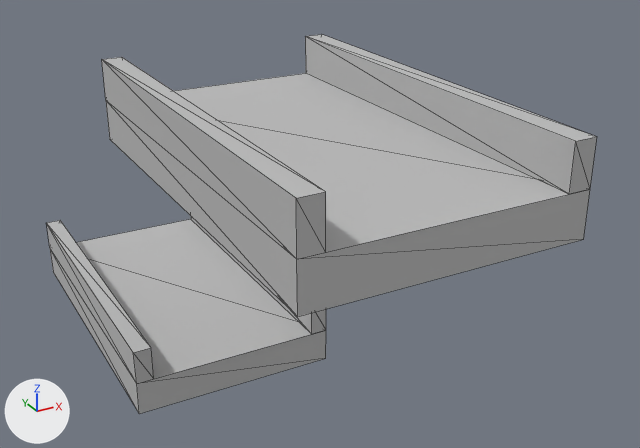
What one commit did to the OBJ model TeamCDreamSaver/Models/Tracks/Childhood/I-Drop.obj.
The view is the same before and after, from a camera (50 mm lens) standing at (-85.0, -108.0, 59.0) and looking at (22.0, 88.0, -39.0). Lighting does not change. The marker at lower left points along +X, +Y and +Z. Mesh edges are drawn as thin lines. Where no turn or scale is listed for an object, it has been applied to the vertices. Vertices at the same position are counted once.

Names of what the first picture shows: 'I-Drop'.
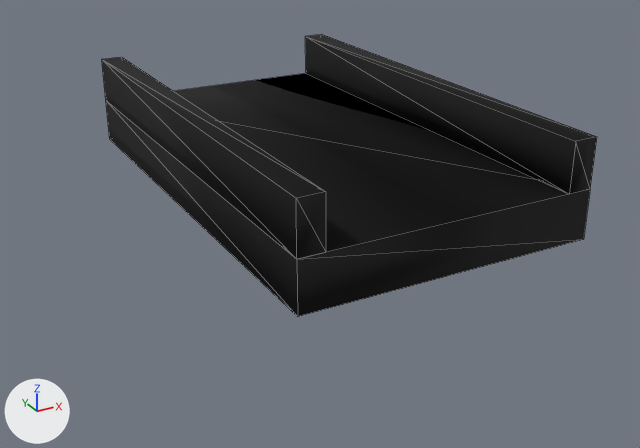
The newer file is also rescaled (x7.876), turned or shifted as a whole; pictures and numbers use the older file's frame.

Location of each change, (x1, y1, x2, y2) in pixels of the pictures (640 x 448 px):
'I-Drop', reshaped (10% narrower, 26% shorter)
    before: (47, 34, 597, 414)
    after: (102, 34, 597, 316)
part 1 of me_i_drop, deleted
    before: (47, 216, 326, 414)
part 2 of me_i_drop, recoloured (grey to black)
    both: (102, 34, 597, 316)

Edits to the bpy script that builds the scene:
```text
Add mat_i_drop_material__25:
    mat_i_drop_material__25 = principled_material('I_Drop:Material__25')
    mat_i_drop_material__25.base_color = (0.0, 0.0, 0.0)  # black #000000
    mat_i_drop_material__25.roughness = 0.9
Change me_i_drop:
    used by ob_i_drop; location = (0.0, 0.0, 0.0)
    remove me_i_drop.from_pydata(...)  # 40 vertices, 72 faces; spans x -30.0..30.0, y 1.0..199.0, z -90.0..10.0
    add me_i_drop.from_pydata(...)  # 20 vertices, 36 faces; spans x -30.0..30.0, y 1.0..101.0, z -10.0..10.0
    me_i_drop part 1: the loose piece of 20 vertices spanning x -30.0..30.0, y 99.0..199.0, z -90.0..-70.0 is deleted
    me_i_drop part 2: 36 faces spanning x -30.0..30.0, y 1.0..101.0, z -10.0..10.0 switch from mat_initialshadinggroup (grey #bcbcbc) to mat_i_drop_material__25 (black #000000)
    me_i_drop part 3: the surface is now shaded smooth
```
